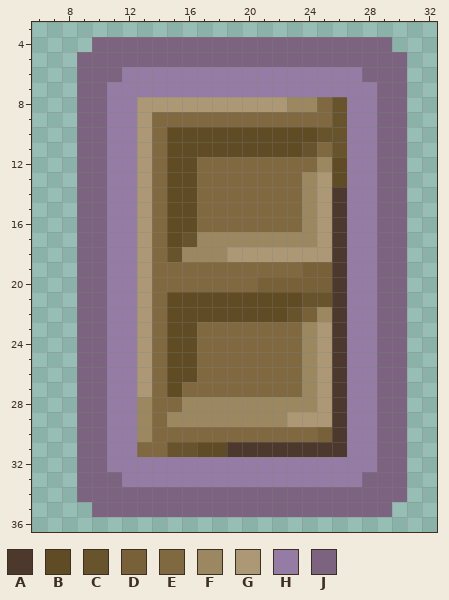
Two versions of one pixel-art sprite, menufx/gui2-64/trapdoor_32/door_magic_dis.png. The picture above is the old version.
The file is 38x46 pixels. Shown: x 6..32, y 3..36.
Palette (. is transparent): A #4c382c  B #604c24  C #68542c  D #786038  E #806840  F #9c8860  G #ac9874  H #947ca4  J #7c6480
Pixels before, first column x 9:
 4 .JJJJJJJJJJJJJJJJJJJJ.
 5 JJJJJJJJJJJJJJJJJJJJJJ
 6 JJJHHHHHHHHHHHHHHHHJJJ
 7 JJHHHHHHHHHHHHHHHHHHJJ
 8 JJHHGGGGGGGGGGFFECHHJJ
 9 JJHHGEEEEEEEEEEEECHHJJ
10 JJHHGEBBBBBBBBBBCCHHJJ
11 JJHHGEBBBBBBBBBCECHHJJ
12 JJHHGEBBEEEEEEEEFBHHJJ
13 JJHHGEBBEEEEEEEFGBHHJJ
14 JJHHGEBBEEEEEEEFGAHHJJ
15 JJHHGEBBEEEEEEEFGAHHJJ
16 JJHHGEBBEEEEEEEFGAHHJJ
17 JJHHGEBCFFFFFFFFGAHHJJ
18 JJHHGECFFFGGGGGGGAHHJJ
19 JJHHGEEEEEEEEEEDDAHHJJ
20 JJHHGEEEEEEEDDDDDAHHJJ
21 JJHHGEBBBBBBBBBCCAHHJJ
22 JJHHGEBBBBBBBBCDFAHHJJ
23 JJHHGEBBEEEEEEEFGAHHJJ
24 JJHHGEBBEEEEEEEFGAHHJJ
25 JJHHGEBBEEEEEEEFGAHHJJ
26 JJHHGEBBEEEEEEEFGAHHJJ
27 JJHHGEBEEEEEEEEFGAHHJJ
28 JJHHFEEFFFFFFFFFGAHHJJ
29 JJHHFEFFFFFFFFGGGAHHJJ
30 JJHHFEEEEEEEEEEEDAHHJJ
31 JJHHEECCBBAAAAAAAAHHJJ
32 JJHHHHHHHHHHHHHHHHHHJJ
33 JJJHHHHHHHHHHHHHHHHJJJ
34 JJJJJJJJJJJJJJJJJJJJJJ
35 .JJJJJJJJJJJJJJJJJJJJ.
After the commit:
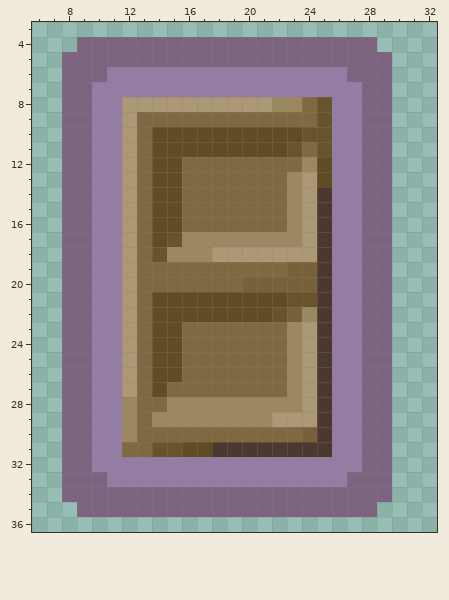
The edit:
Colour B gives way to colour A in row 31 at x 18.
Colour C gives way to colour A in row 21 at x 25.
Colour D gives way to colour A in rows 19 to 20 at x 25; in row 30 at x 25.
Colour F gives way to colour A in row 22 at x 25.
Colour G gives way to colour A in rows 14 to 18 at x 25; in rows 23 to 29 at x 25.
Colour C gives way to colour B in row 31 at x 16.
Colour E gives way to colour B in rows 10 to 17 at x 14; in rows 21 to 27 at x 14.
Colour F gives way to colour B in row 12 at x 25.
Colour G gives way to colour B in row 13 at x 25.
Colour B gives way to colour C in row 10 at x 24; in row 11 at x 23; in row 17 at x 15; in row 21 at x 23; in row 22 at x 22.
Colour E gives way to colour C in rows 8 to 9 at x 25; in row 11 at x 25; in row 18 at x 14; in row 31 at x 14.
Colour C gives way to colour D in row 22 at x 23.
Colour E gives way to colour D in row 19 at x 23; in row 20 at x 20; in row 30 at x 24.
Colour B gives way to colour E in rows 12 to 16 at x 16; in rows 23 to 26 at x 16; in row 27 at x 15.
Colour C gives way to colour E in row 11 at x 24.
Colour F gives way to colour E in row 8 at x 24; in rows 28 to 30 at x 13.
Colour G gives way to colour E in rows 9 to 27 at x 13.
Colour H gives way to colour E in row 31 at x 12.
Colour C gives way to colour F in row 17 at x 16; in row 18 at x 15.
Colour D gives way to colour F in row 22 at x 24.
Colour E gives way to colour F in row 12 at x 24; in rows 13 to 16 at x 23; in rows 23 to 27 at x 23; in row 28 at x 15; in row 29 at x 14.
Colour G gives way to colour F in row 8 at x 22.
Colour H gives way to colour F in rows 28 to 30 at x 12.
Colour F gives way to colour G in rows 13 to 17 at x 24; in row 18 at x 18; in rows 23 to 28 at x 24; in row 29 at x 22.
Colour H gives way to colour G in rows 8 to 27 at x 12.
Colour A gives way to colour H in rows 14 to 31 at x 26.
Colour B gives way to colour H in rows 12 to 13 at x 26.
Colour C gives way to colour H in rows 8 to 11 at x 26.
Colour J gives way to colour H in row 6 at x 11; in rows 7 to 32 at x 10; in row 33 at x 11.
The edit adds colour J in row 4 at x 9; in rows 5 to 34 at x 8; in row 35 at x 9.
Colour H gives way to colour J in row 6 at x 27; in rows 7 to 32 at x 28; in row 33 at x 27.
The author cleared colour J in row 4 at x 29; in rows 5 to 34 at x 30; in row 35 at x 29.
Boxes around the changes in both pictures, in picture pixels (x1, y1, x2, y2):
changed: (62, 37, 407, 517)
